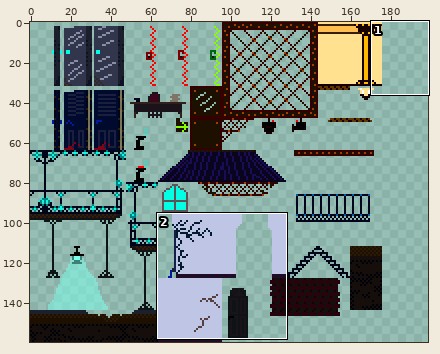
Sprite sheet, stored at assets/UntitledSpyGameSpriteMap-1.png.png. The first picture is a wide view before the edit; the outline marks the close-up.
Close-up. First the earlier version:
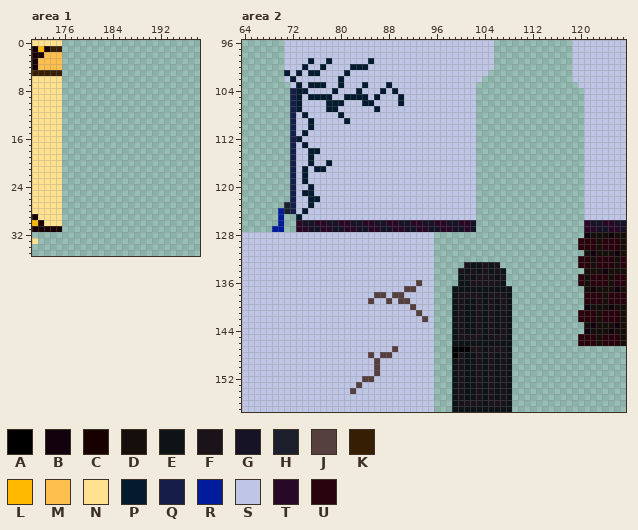
The file is 240x160 pixels. Colours within 5 levels of each other are drawn and written as one. Shown: area 1: x 171..198, y 0..35; area 2: x 64..127, y 96..157. The wide view leaves out empty margins. The commit also changed other parts of the picture, which this record leaves out.
Palette (. is transparent): A #000000  B #11020d  C #170000  D #160e0a  E #0e1416  F #1a141a  G #161327  H #1c1f2c  J #55403f  K #351e01  L #ffba00  M #ffbf4f  N #ffe18f  P #041a2e  Q #151e48  R #001c9b  S #bec5e5  T #280727  U #28020d
After:
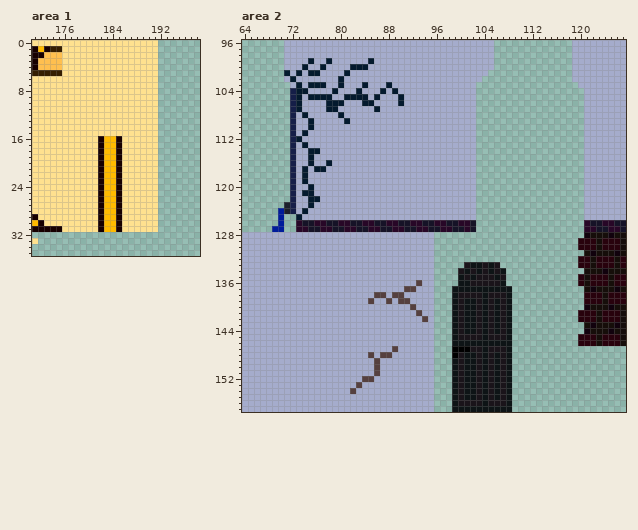
Difference:
@@ palette @@
-S #bec5e5
+S #a5accc
--- area 1
@@ x 171..198 @@
- 0 NNNNN.......................
- 1 CLCKK.......................
- 2 CCMMM.......................
- 3 CMMMM.......................
- 4 CMMMM.......................
- 5 KKKKK.......................
- 6 NNNNN.......................
- 7 NNNNN.......................
- 8 NNNNN.......................
- 9 NNNNN.......................
-10 NNNNN.......................
-11 NNNNN.......................
-12 NNNNN.......................
-13 NNNNN.......................
-14 NNNNN.......................
-15 NNNNN.......................
-16 NNNNN.......................
-17 NNNNN.......................
-18 NNNNN.......................
-19 NNNNN.......................
-20 NNNNN.......................
-21 NNNNN.......................
-22 NNNNN.......................
-23 NNNNN.......................
-24 NNNNN.......................
-25 NNNNN.......................
-26 NNNNN.......................
-27 NNNNN.......................
-28 NNNNN.......................
-29 CNNNN.......................
-30 LCNNN.......................
-31 CCCCC.......................
+ 0 NNNNNNNNNNNNNNNNNNNNN.......
+ 1 CLCKKNNNNNNNNNNNNNNNN.......
+ 2 CCMMMNNNNNNNNNNNNNNNN.......
+ 3 CMMMMNNNNNNNNNNNNNNNN.......
+ 4 CMMMMNNNNNNNNNNNNNNNN.......
+ 5 KKKKKNNNNNNNNNNNNNNNN.......
+ 6 NNNNNNNNNNNNNNNNNNNNN.......
+ 7 NNNNNNNNNNNNNNNNNNNNN.......
+ 8 NNNNNNNNNNNNNNNNNNNNN.......
+ 9 NNNNNNNNNNNNNNNNNNNNN.......
+10 NNNNNNNNNNNNNNNNNNNNN.......
+11 NNNNNNNNNNNNNNNNNNNNN.......
+12 NNNNNNNNNNNNNNNNNNNNN.......
+13 NNNNNNNNNNNNNNNNNNNNN.......
+14 NNNNNNNNNNNNNNNNNNNNN.......
+15 NNNNNNNNNNNNNNNNNNNNN.......
+16 NNNNNNNNNNNCLLCNNNNNN.......
+17 NNNNNNNNNNNCLLCNNNNNN.......
+18 NNNNNNNNNNNCLLCNNNNNN.......
+19 NNNNNNNNNNNCLLCNNNNNN.......
+20 NNNNNNNNNNNCLLCNNNNNN.......
+21 NNNNNNNNNNNCLLCNNNNNN.......
+22 NNNNNNNNNNNCLLCNNNNNN.......
+23 NNNNNNNNNNNCLLCNNNNNN.......
+24 NNNNNNNNNNNCLLCNNNNNN.......
+25 NNNNNNNNNNNCLLCNNNNNN.......
+26 NNNNNNNNNNNCLLCNNNNNN.......
+27 NNNNNNNNNNNCLLCNNNNNN.......
+28 NNNNNNNNNNNCLLCNNNNNN.......
+29 CNNNNNNNNNNCLLCNNNNNN.......
+30 LCNNNNNNNNNCLLCNNNNNN.......
+31 CCCCCNNNNNNCLLCNNNNNN.......
 32 ............................
Where, in picture pixels (left, top, right, bottom), the same in both close-ups:
added: (62, 40, 158, 232)
changed: (242, 40, 494, 412)
changed: (572, 40, 626, 220)
